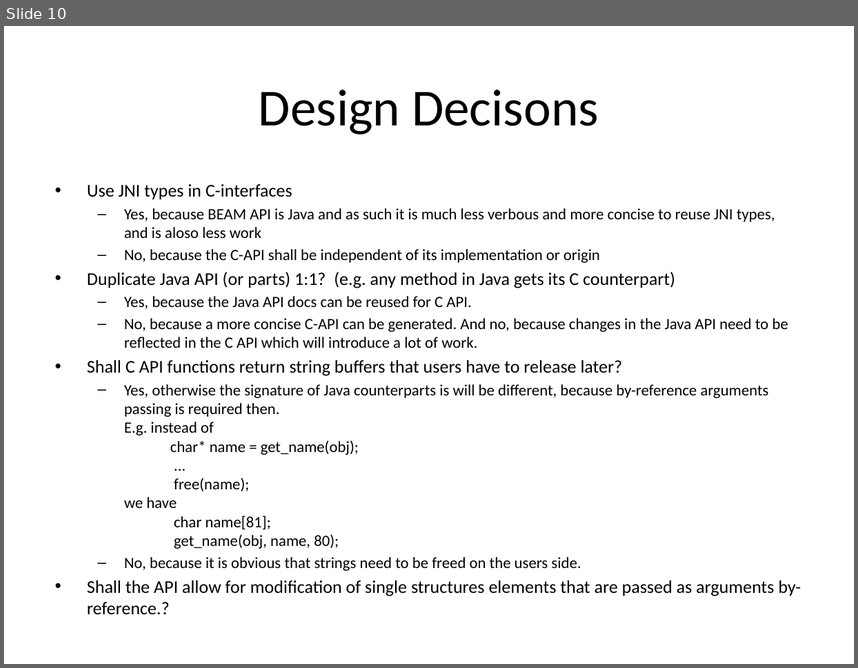
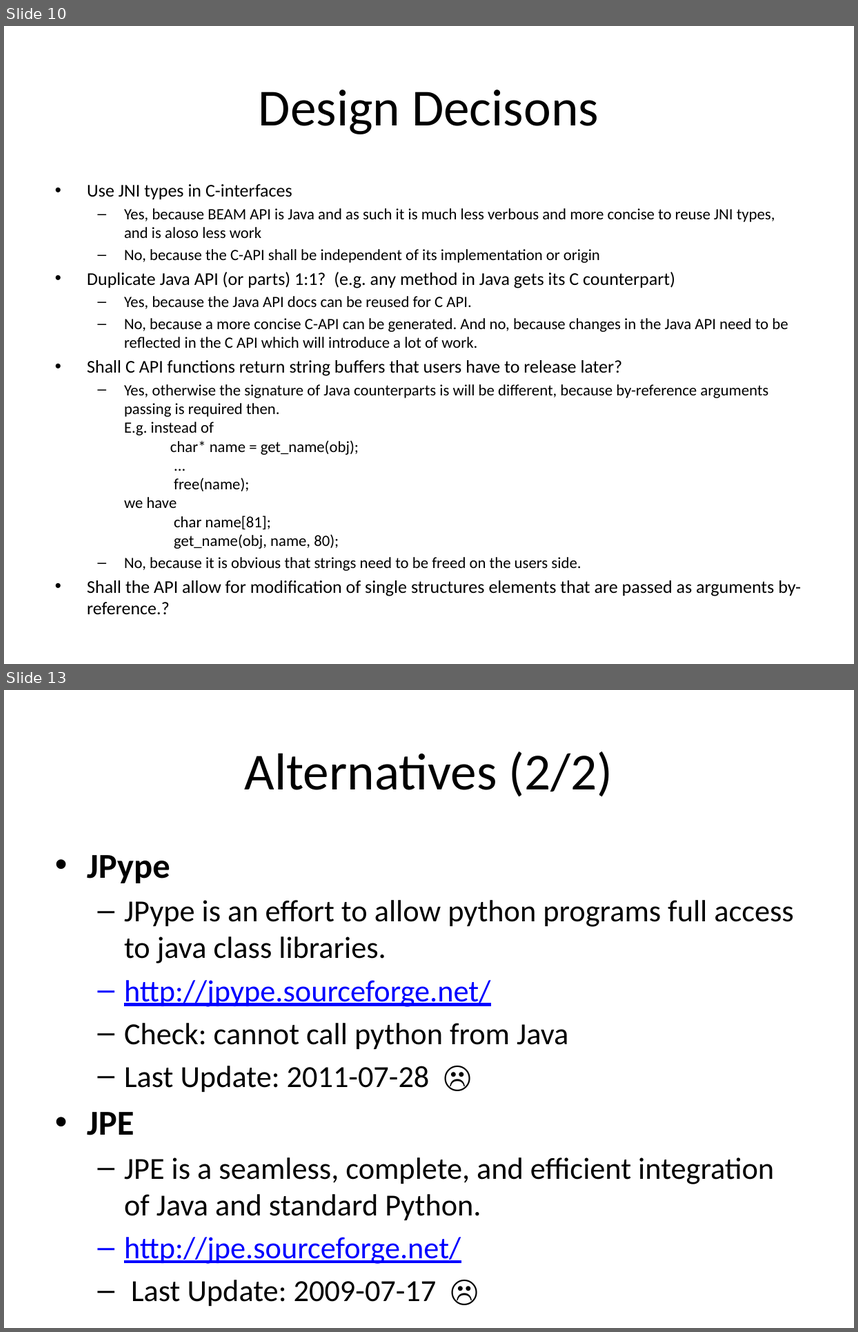
Before and after one commit to bcdev/beam-extapi, a slide deck: docs/beam-extapi.pptx. Shown one above the other, each under a label of ours: slide 10 before the commit, slides 10 and 13 after it; the slides between them are not shown. The pictures are 858x668 and 858x1332 pixels, drawn with LibreOffice and Linux fonts; fonts in the diff are those of the drawing. Boxes give left, top, right and bottom in pixels: in the first picture for what was removed or moved away, otherwise in the second. Text is boxed around its words. In the diff, an @@ line names an element or a change of style, - is before the commit and + after.

```diff
--- a/docs/beam-extapi.pptx
+++ b/docs/beam-extapi.pptx
@@ slide 13 added at [4,690,854,1328], background #FFFFFF @@
@@ title added at [245,751,613,797], 44 pt, text #000000 @@
+Alternatives (2/2)
@@ text added at [87,855,793,1263], 25.9 pt, text #000000 @@
+• JPype
+  – JPype is an effort to allow python programs full access to java class libraries.
+  – http://jpype.sourceforge.net/
+  – Check: cannot call python from Java
+  – Last Update: 2011-07-28 ☹
+• JPE
+  – JPE is a seamless, complete, and efficient integration of Java and standard Python.
+  – http://jpe.sourceforge.net/
+  – Last Update: 2009-07-17 ☹
```
Also in this commit, not shown: 2 other slides added.
